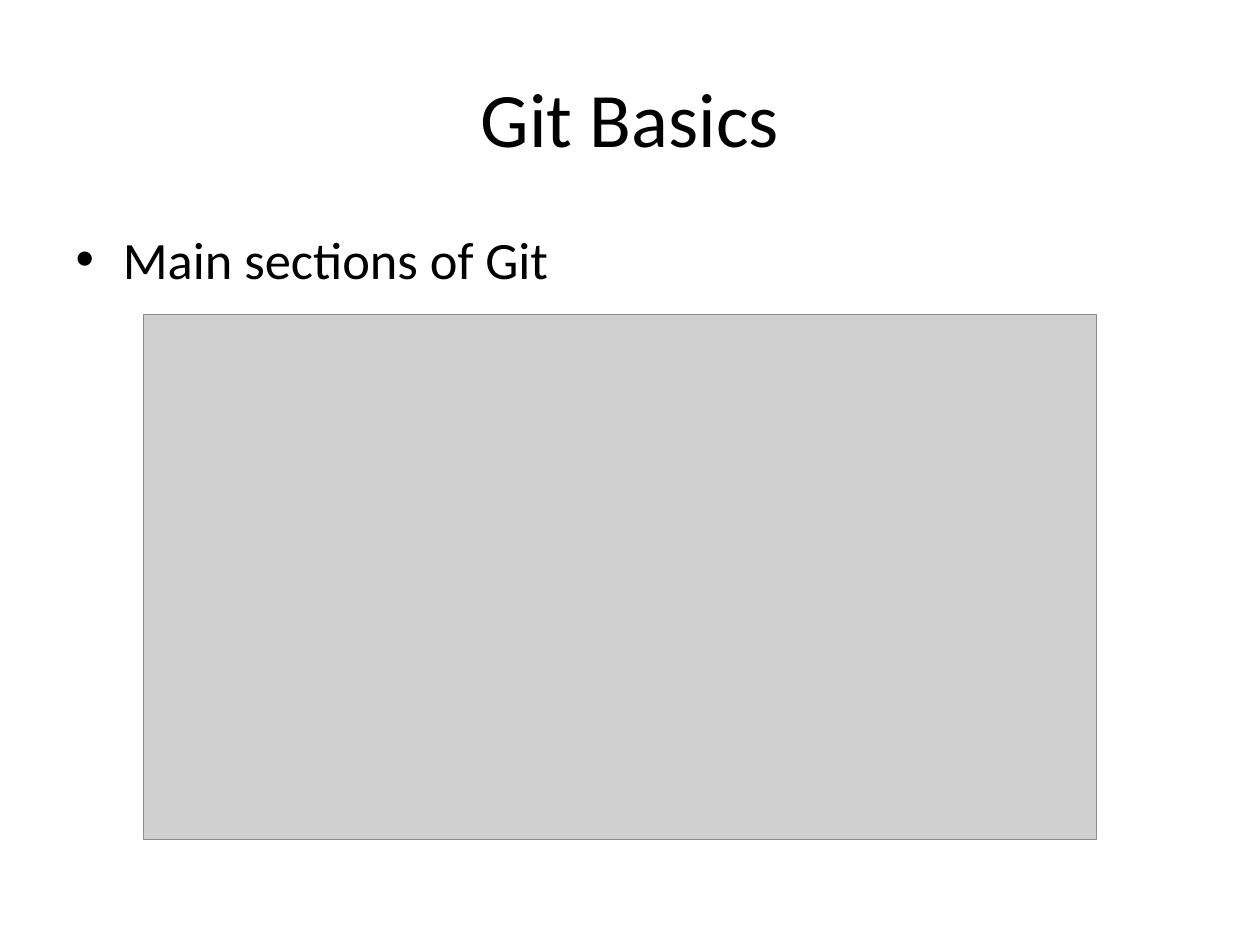
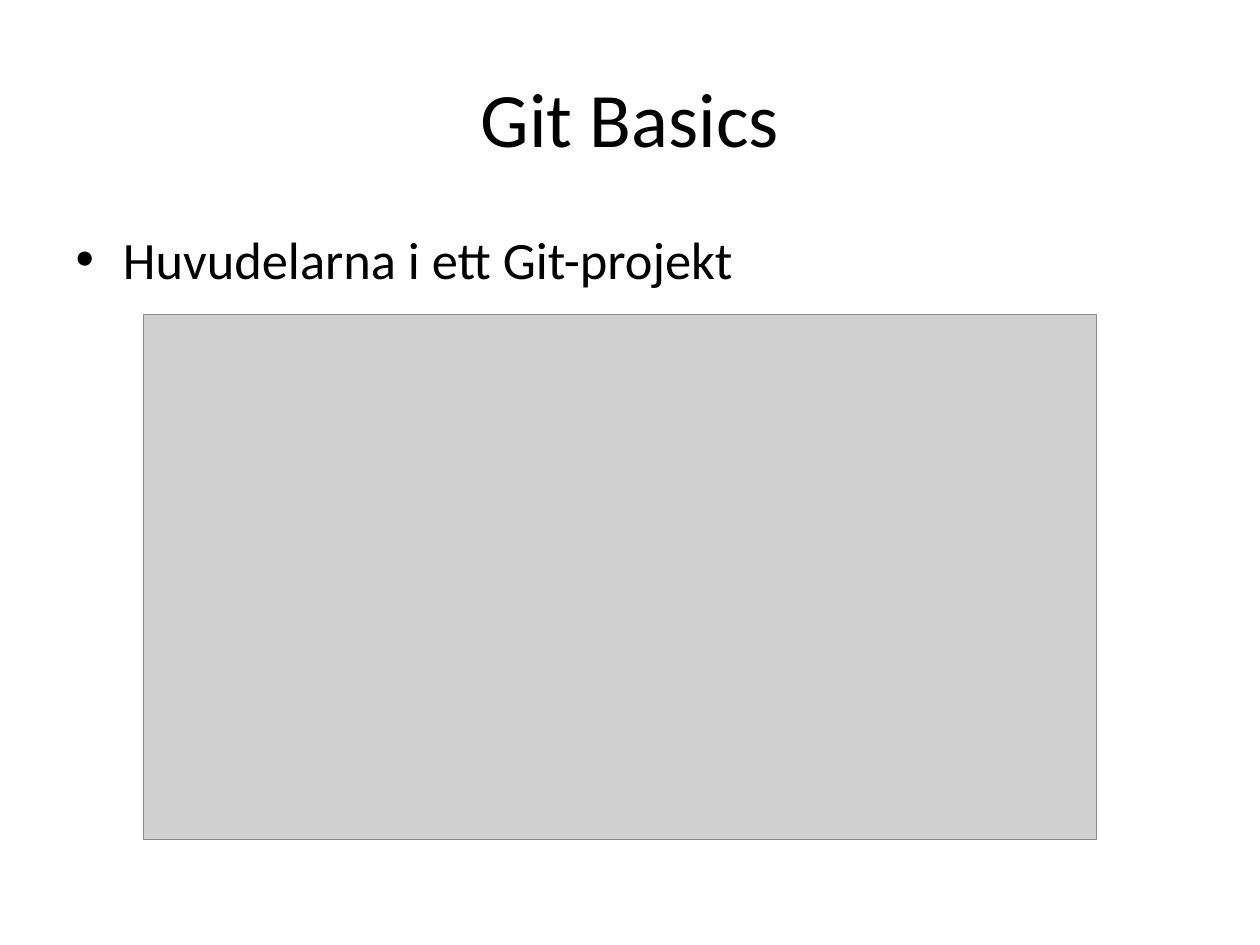
Before and after one commit to perbergq/git-presentation, a slide deck: slide 8 of Git.pptx (slide 10 before the commit). Drawn at 1260x945 pixels with LibreOffice and Linux fonts; fonts in the diff are those of the drawing; grey boxes stand for pictures. Boxes give left, top, right and bottom in pixels: in the first picture for what was removed or moved away, otherwise in the second. Text is boxed around its words. In the diff, an @@ line names an element or a change of style, - is before the commit and + after.

```diff
--- a/Git.pptx
+++ b/Git.pptx
@@ text at [123,242,733,288]: text changed @@
-• Main sections of Git
+• Huvudelarna i ett Git-projekt
```
Also in this commit, not shown: 8 other slides changed, 3 slides added, 3 other files.
